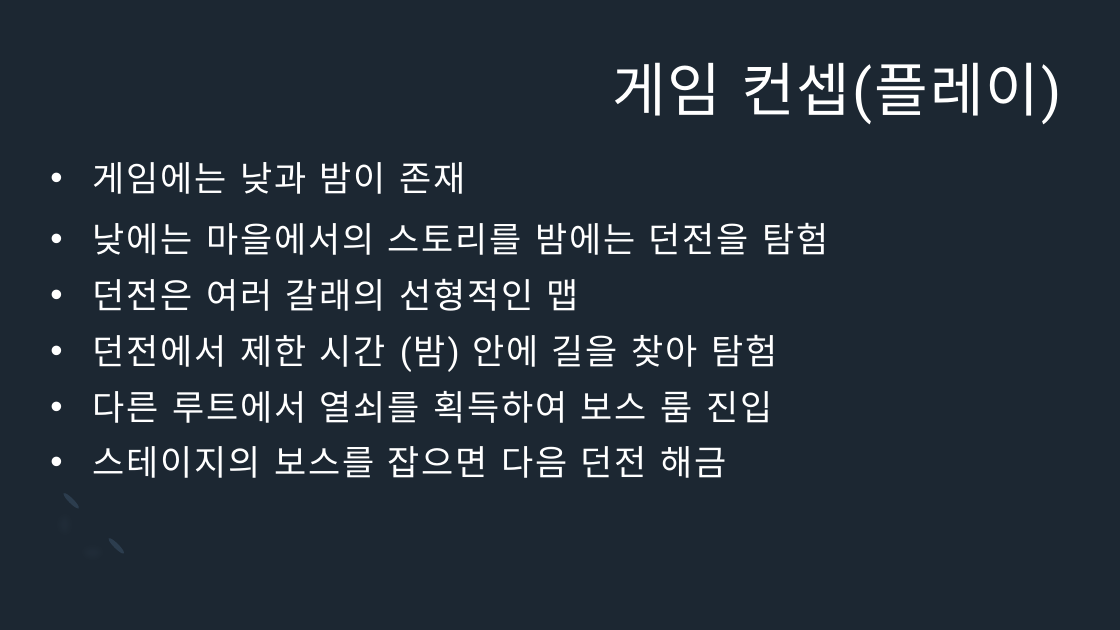
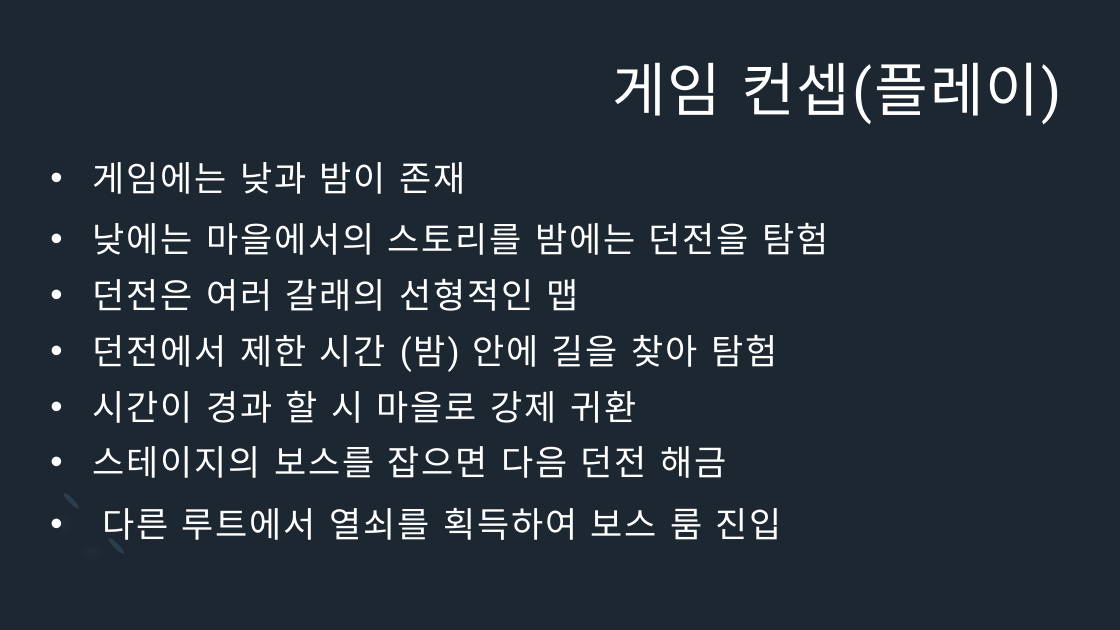
Before and after one commit to Icloy/2D_Roguelike, a slide deck: slide 4 of 기획서.pptx. Drawn at 1120x630 pixels with LibreOffice and Linux fonts; fonts in the diff are those of the drawing. Boxes give left, top, right and bottom in pixels: in the first picture for what was removed or moved away, otherwise in the second. Text is boxed around its words. In the diff, an @@ line names an element or a change of style, - is before the commit and + after.

```diff
--- a/기획서.pptx
+++ b/기획서.pptx
@@ text at [92,390,636,423]: text changed @@
-• 다른 루트에서 열쇠를 획득하여 보스 룸 진입
+• 시간이 경과 할 시 마을로 강제 귀환
@@ text added at [102,508,782,540], 30 pt, text #FFFFFF @@
+• 다른 루트에서 열쇠를 획득하여 보스 룸 진입
```
Also in this commit, not shown: 5 other slides changed, 1 slide added, 2 slides removed, 1 other file.
